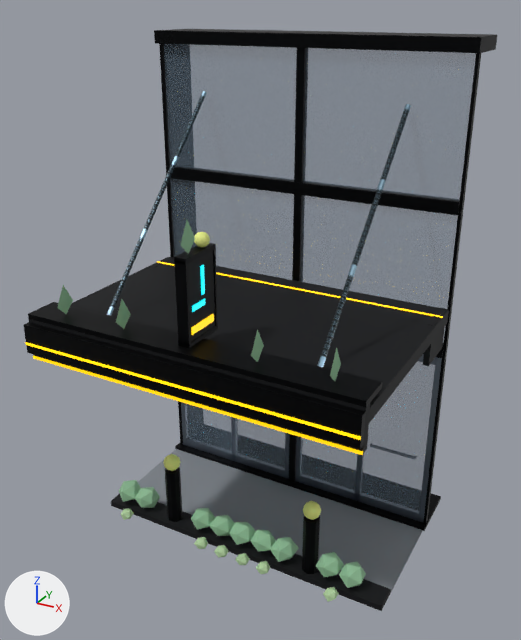
The glTF model assets/glb/tennis_tower/entrance_bay_final/v1.glb: old version first, new version second.
Before and after are seen from a 50 mm camera at (3.79, -6.8, 6.41) aimed at (0.04, 0.0, 3.01). The axes (+X, +Y, +Z) are drawn at lower left. The lights are the same throughout. The older version comes first. Objects named as collision shapes, trigger or cutter boxes, shadow casters or lower levels of detail are left out. Vertices at exactly the same position are counted once.

The first picture shows 'Ball_Bollards', 'Blade_Frame', 'Canopy', 'Court_Line_LED', 'Door_Stiles', 'Fascia_Gunmetal', 'Fascia_Slate', 'Frame', 'Hedge_Edge', 'Hedge_Edge_Light', 'Terrace_Kerb', 'Threshold_Mat', 'Tie_Rods' and 8 more.
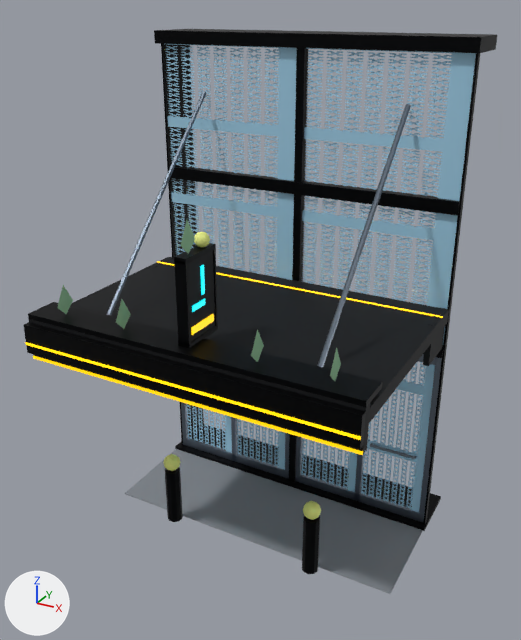
Commit message: Arrival: tt_entrance_bay scissor glass + 44 m egress clear

Location of each change, [x1, y1, x2, y2] in pixels of the pictures (521 x 640 px; the box of a moved part takes in the faces that stretch with it):
'Glass_Upper_11', recoloured
    both: [304, 48, 476, 201]
'Glass_Upper_01', recoloured
    both: [165, 44, 297, 181]
'Glass_Upper_10', recoloured
    both: [302, 196, 458, 343]
'Glass_Upper_00', recoloured
    both: [171, 178, 294, 280]
'Glass_Door_11', recoloured
    both: [361, 361, 435, 512]
'Terrace_Kerb', deleted
    before: [111, 494, 391, 611]
'Hedge_Edge', deleted
    before: [119, 480, 366, 588]
'Tie_Rods', surface changed
    both: [106, 91, 411, 367]
'Glass_Door_10', recoloured
    both: [301, 439, 357, 492]
'Glass_Door_01', recoloured
    both: [237, 419, 285, 470]
'Glass_Door_00', recoloured
    both: [187, 404, 232, 453]
'Hedge_Edge_Light', deleted
    before: [121, 509, 339, 602]
part 1 of me_frame, moved or reshaped
    before: [159, 44, 183, 445]
    after: [161, 44, 183, 445]

Patch to the scene script:
```diff
--- a/assets/glb/tennis_tower/entrance_bay_final/v1.glb.py
+++ b/assets/glb/tennis_tower/entrance_bay_final/v1.glb.py
@@ mat_tt_brushedsteel @@
 n3 = _N.new('ShaderNodeTexImage'); n3.name = 'Image Texture'
-n3.image = img_image_3
+n3.image = img_image_2
 _L.new(n0.outputs[0], n1.inputs[0])  # 'BSDF' to 'Surface'
@@ mat_tt_glassscissor @@
+mat_tt_glassscissor = bpy.data.materials.new('TT_GlassScissor')
+# colours: pale blue #ddeef7
+# uses the picture img_image_3
@@ me_frame @@
 me_frame.from_pydata(...)  # 70 vertices, 112 faces; spans x -2.0..2.0, y 0.95..1.72, z 0.0..6.1
 # used by ob_frame; location = (0.0, 0.0, 0.0)
 # before: 22 (-1.97, 1.04, 0.05) at pixel (180, 444), 23 (-1.97, 1.04, 5.95), 24 (-1.97, 1.64, 0.05), 25 (-1.97, 1.64, 5.95)
-me_frame.vertices[28].co = (-1.94, 1.04, 0.05)  # pixel (181, 444)
-me_frame.vertices[29].co = (-1.94, 1.04, 5.95)
+# me_frame part 1
+for i in [*range(22, 26)]: me_frame.vertices[i].co += Vector((0.02, 0.0, 0.0))
+me_frame.vertices[28].co = (-1.93, 1.34, 0.05)  # pixel (193, 435)
+me_frame.vertices[29].co = (-1.93, 1.34, 5.95)
 me_frame.materials.append(mat_tt_gunmetal)
@@ me_glass_door_00 @@
 me_glass_door_00.from_pydata(...)  # 10 vertices, 16 faces; spans x -1.84..-1.02, y 1.06..1.08, z 0.18..2.4
-me_glass_door_00.materials.append(mat_glass)
+me_glass_door_00.materials.append(mat_tt_glassscissor)
@@ me_glass_door_01 @@
 me_glass_door_01.from_pydata(...)  # 10 vertices, 16 faces; spans x -0.95..-0.12, y 1.06..1.08, z 0.18..2.4
-me_glass_door_01.materials.append(mat_glass)
+me_glass_door_01.materials.append(mat_tt_glassscissor)
@@ me_glass_upper_00 @@
 me_glass_upper_00.from_pydata(...)  # 10 vertices, 16 faces; spans x -1.91..-0.05, y 1.06..1.08, z 2.67..4.28
-me_glass_upper_00.materials.append(mat_glass)
+me_glass_upper_00.materials.append(mat_tt_glassscissor)
@@ me_glass_upper_01 @@
 me_glass_upper_01.from_pydata(...)  # 10 vertices, 16 faces; spans x -1.91..-0.05, y 1.06..1.08, z 4.42..5.95
-me_glass_upper_01.materials.append(mat_glass)
+me_glass_upper_01.materials.append(mat_tt_glassscissor)
@@ me_glass_door_10 @@
 me_glass_door_10.from_pydata(...)  # 10 vertices, 16 faces; spans x 0.12..0.97, y 1.06..1.08, z 0.18..2.4
-me_glass_door_10.materials.append(mat_glass)
+me_glass_door_10.materials.append(mat_tt_glassscissor)
@@ me_glass_door_11 @@
 me_glass_door_11.from_pydata(...)  # 10 vertices, 16 faces; spans x 1.04..1.88, y 1.06..1.08, z 0.18..2.4
-me_glass_door_11.materials.append(mat_glass)
+me_glass_door_11.materials.append(mat_tt_glassscissor)
@@ me_glass_upper_10 @@
 me_glass_upper_10.from_pydata(...)  # 10 vertices, 16 faces; spans x 0.05..1.95, y 1.06..1.08, z 2.67..4.28
-me_glass_upper_10.materials.append(mat_glass)
+me_glass_upper_10.materials.append(mat_tt_glassscissor)
@@ me_glass_upper_11 @@
 me_glass_upper_11.from_pydata(...)  # 10 vertices, 16 faces; spans x 0.05..1.95, y 1.06..1.08, z 4.42..5.95
-me_glass_upper_11.materials.append(mat_glass)
+me_glass_upper_11.materials.append(mat_tt_glassscissor)
@@ ob_terrace_kerb @@
-ob_terrace_kerb = bpy.data.objects.new('Terrace_Kerb', me_terrace_kerb)
-ob_terrace_kerb.location = (0.0, 0.0, 0.0)
@@ ob_hedge_edge @@
-ob_hedge_edge = bpy.data.objects.new('Hedge_Edge', me_hedge_edge)
-ob_hedge_edge.location = (0.0, 0.0, 0.0)
@@ ob_hedge_edge_light @@
-ob_hedge_edge_light = bpy.data.objects.new('Hedge_Edge_Light', me_hedge_edge_light)
-ob_hedge_edge_light.location = (0.0, 0.0, 0.0)
```
